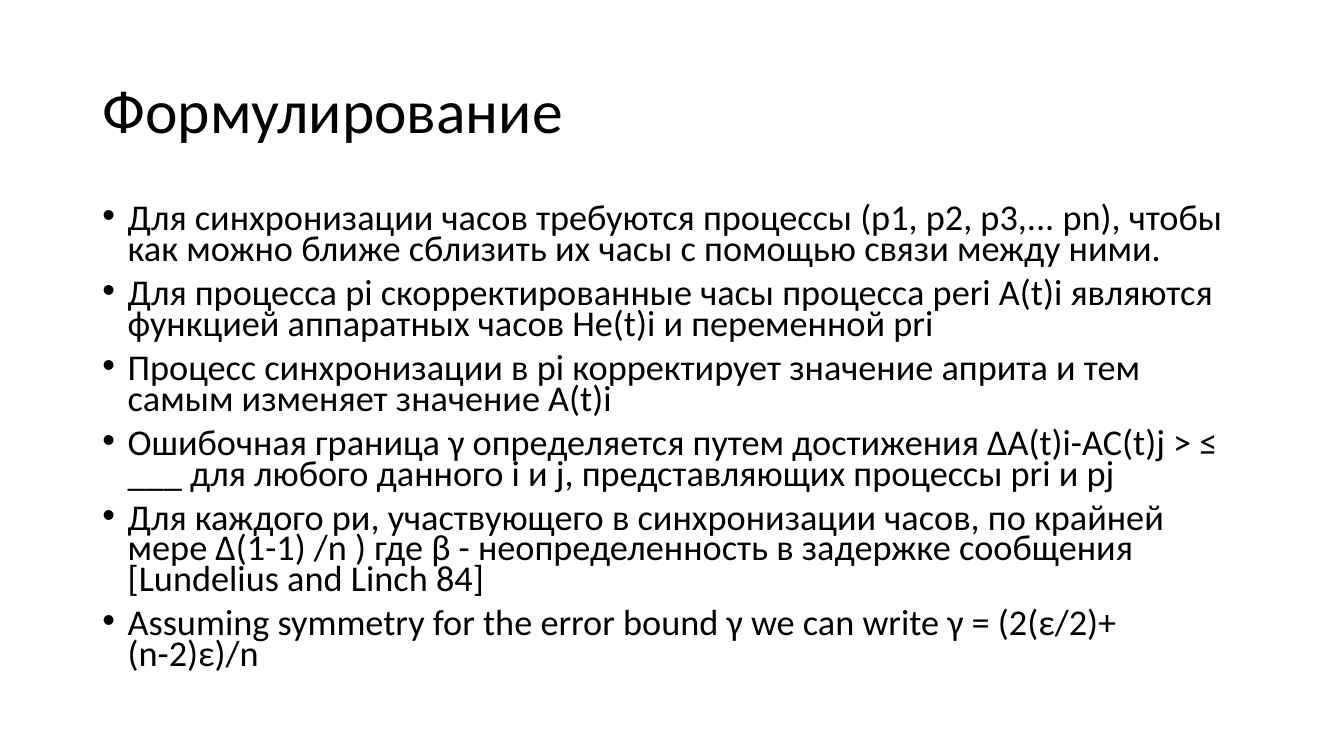
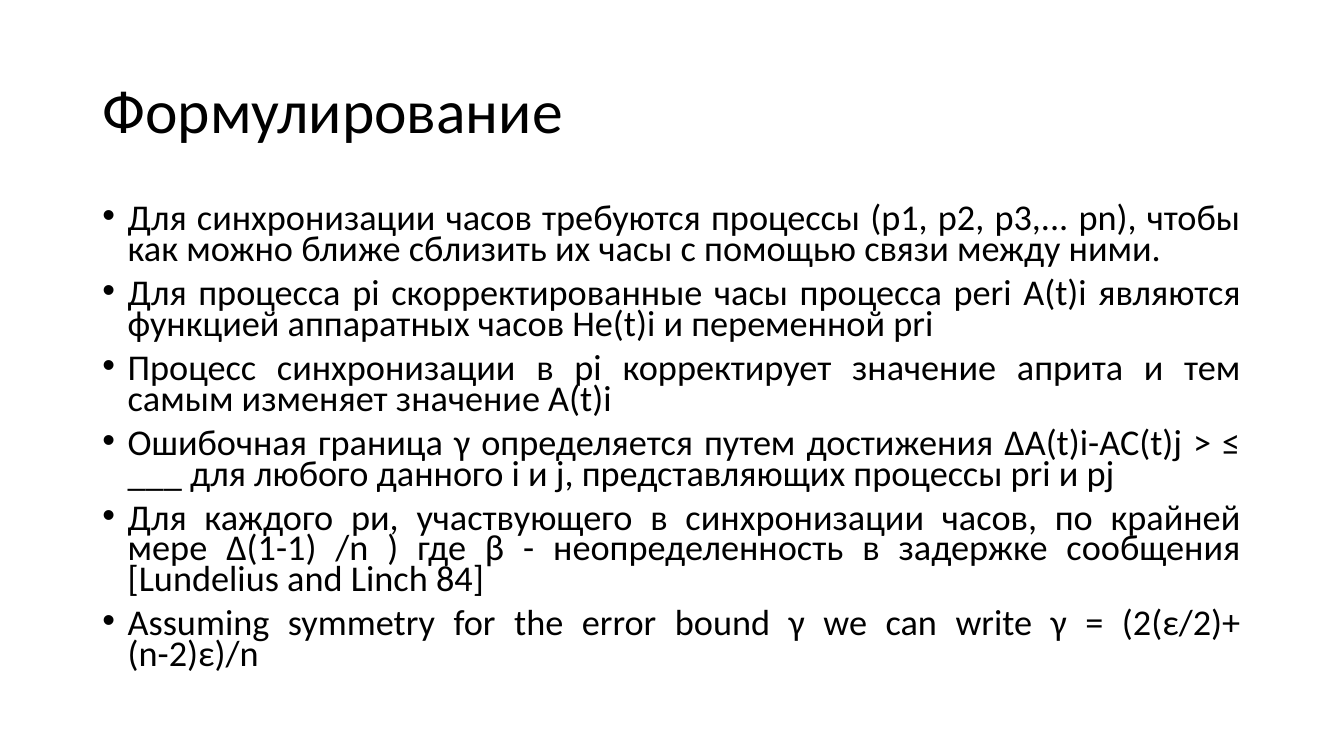
Before and after one commit to SiwaNetwork/QUANTUM, a slide deck: slide 4 of Time-Card/ДОКУМЕНТЫ/ТИПОГРАФИЯ/Проект погрешности.app.pptx. Drawn at 1344x756 pixels with LibreOffice and Linux fonts; fonts in the diff are those of the drawing. Boxes give left, top, right and bottom in pixels: in the first picture for what was removed or moved away, otherwise in the second. Text is boxed around its words. In the diff, an @@ line names an element or a change of style, - is before the commit and + after.

```diff
--- a/Time-Card/ДОКУМЕНТЫ/ТИПОГРАФИЯ/Проект погрешности.app.pptx
+++ b/Time-Card/ДОКУМЕНТЫ/ТИПОГРАФИЯ/Проект погрешности.app.pptx
@@ text "Для синхронизации часов требуются процессы ..." at (128,203,1241,671): alignment left to justified @@
```
Also in this commit, not shown: 2 other slides changed, 26 other files.
